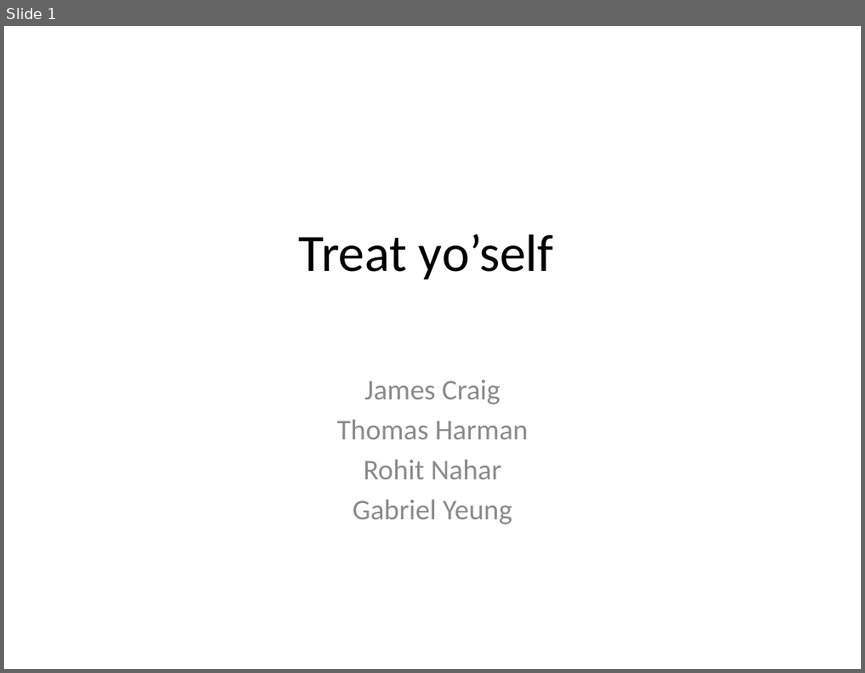
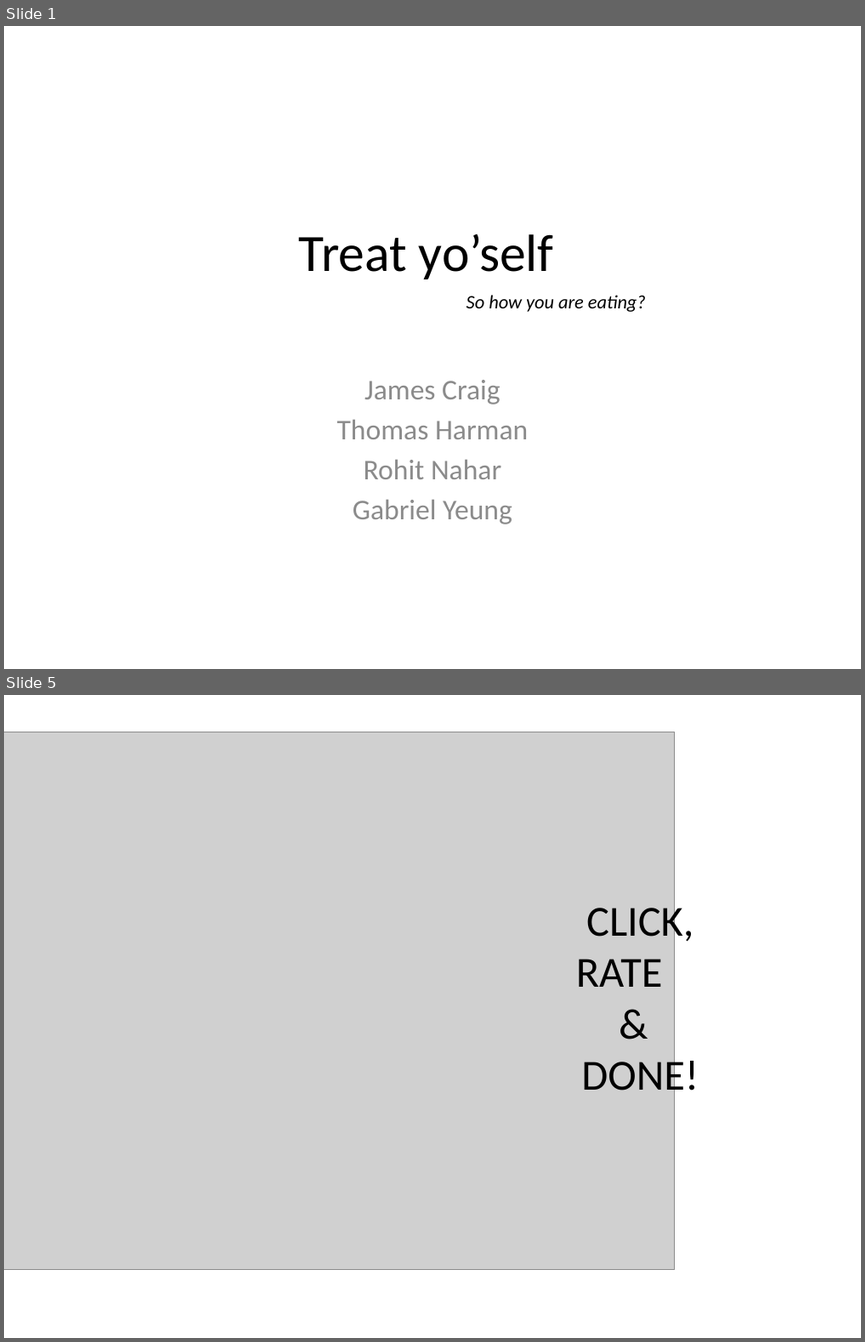
Before and after one commit to gabrielyeung/workshop, a slide deck: www/docs/treatyoself.pptx. Shown one above the other, each under a label of ours: slide 1 before the commit, slides 1 and 5 after it; the slides between them are not shown. The pictures are 865x673 and 865x1342 pixels, drawn with LibreOffice and Linux fonts; fonts in the diff are those of the drawing; grey boxes stand for pictures. Boxes give left, top, right and bottom in pixels: in the first picture for what was removed or moved away, otherwise in the second. Text is boxed around its words. In the diff, an @@ line names an element or a change of style, - is before the commit and + after.

```diff
--- a/www/docs/treatyoself.pptx
+++ b/www/docs/treatyoself.pptx
@@ slide 5 added at [4, 695, 861, 1338], background #FFFFFF @@
@@ picture added at [4, 732, 674, 1269] @@
@@ text added at [576, 900, 698, 1100], 36 pt, text #000000 @@
+CLICK,
+RATE
+&
+DONE!
@@ slide 1 changed as well @@
@@ text added at [466, 295, 646, 312], 16 pt, text #000000, italic @@
+So how you are eating?
```
Also in this commit, not shown: 7 other slides added.
